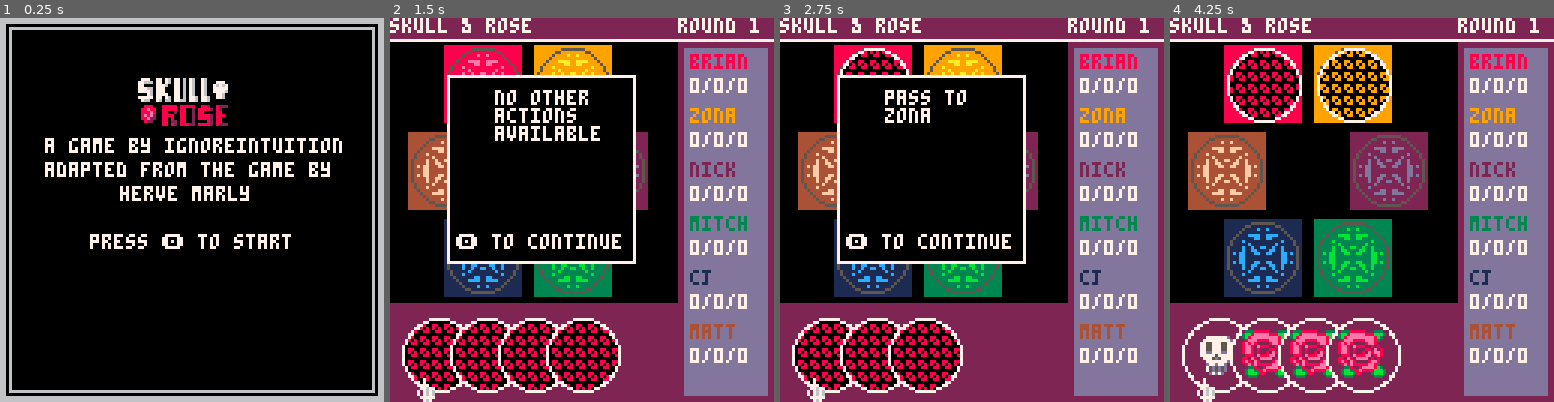
Above: before the commit, frames 1-4 (left to right).
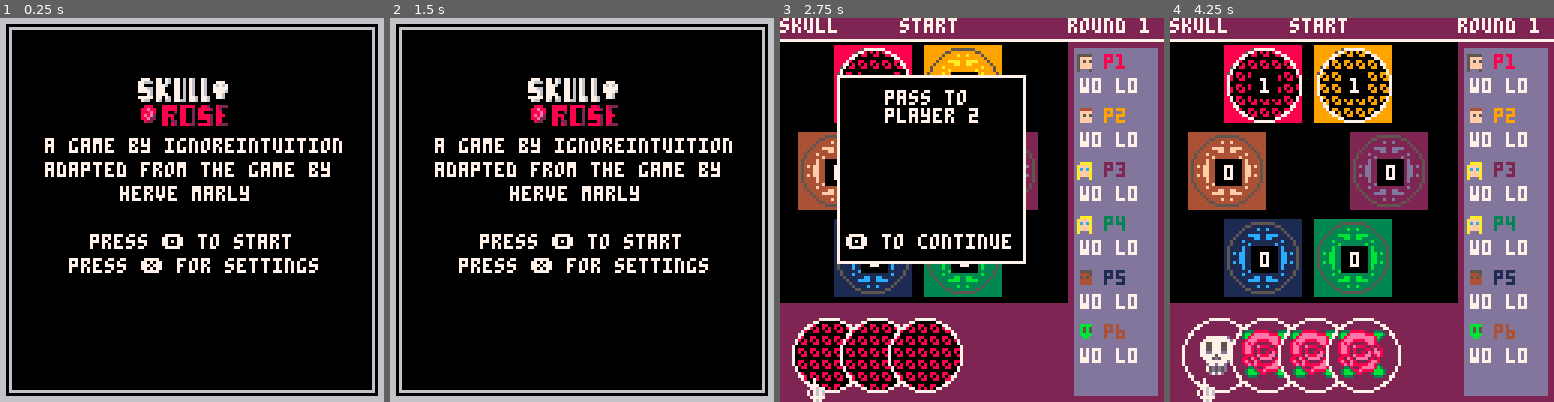
Above: after the commit, the same moments.

Repository: ignoreintuition/skull
Game: PICO-8 cartridge skull.p8
The game is run twice, just before and just after one commit, with the same random seed, the same clock (stepped at 60 frames per second) and the same inputs.
Inputs:
- Up to frame 1 (0.25 s): no input
- Up to frame 2 (1.5 s): tap X (X key) at 0.33, 1.07 s; tap O (Z key) at 0.7 s
- Up to frame 3 (2.75 s): hold Right 1.6-2.1 s; tap O (Z key) at 1.7, 2.1, 2.5 s; tap X (X key) at 1.85 s; hold Right from 2.47 s (still down)
- Up to frame 4 (4.25 s): tap O (Z key) every 0.4 s from 2.9 to 4.1 s; tap X (X key) at 2.97, 4.08 s; release Right at 3.03 s; hold Left 3.08-3.58 s; hold Right from 4.02 s (still down)

The runs differ from the first frame. In frame 1, 1.1% of the frame differs, in the area x 17-83%, y 62-67%; in frame 2, 63%, in the area x 0-100%, y 0-100%; in frame 3, 4.6%; in frame 4, 6.1%.

Commit message:
Added challenge and bid.

Diff:
--- a/skull.p8
+++ b/skull.p8
@@ -12,8 +12,9 @@
 #include src/game.lua
 #include src/ui.lua
 #include src/cursor.lua
-#include src/dialog.lua
-#include src/toolbar.lua
+#include src/components/dialog.lua
+#include src/components/toolbar.lua
+#include src/components/widget.lua
 #include src/controller.lua
 #include src/card.lua
 #include src/hand.lua
@@ -24,6 +25,7 @@
 #include src/scene/title.lua
 #include src/scene/gameOver.lua
 #include src/scene/settings.lua
+#include src/utilities.lua
 __gfx__
 00000000000000000000000003338888800033300000000000000000007770077076077060760076000000000000000000000000000000000000000000000000
 0000000000000000000000003bb8eeeee888bbb30000000000000000077666077076077060760076000777000000000000000000000000000000000000000000
@@ -42,12 +44,12 @@
 00000000000006767600000003bbb3880003bbb3000d5d6d66ddd66d000822000880220880020000820880000000000000000000000000000000000000000000
 0000000000000000000000000033300000003330000d5ddd66dddddd000000000880820888220888820822200000000000000000000000000000000000000000
 00070000000000760007600007000070008888000000000000000000000000000000000000000000000000000000000000000000000000000000000000000000
-00070000000007660077760077000077080000800000000000000000000000000000000000000000000000000000000000000000000000000000000000000000
-00077000000076600776676000700700808000080000000000000000000000000000000000000000000000000000000000000000000000000000000000000000
-00776770000766000067760000077000800800080000000000000000000000000000000000000000000000000000000000000000000000000000000000000000
-07076760407660000077760000077000800080080000000000000000000000000000000000000000000000000000000000000000000000000000000000000000
-07076760046600000000000000700700800008080000000000000000000000000000000000000000000000000000000000000000000000000000000000000000
-00777770055000000077760077000077080000800000000000000000000000000000000000000000000000000000000000000000000000000000000000000000
+0007000000000766007776007700007708000080000777000044440005555500005555000055555000aaaa0000bbbb0000aaaa00000cc0000000000000000000
+00077000000076600776676000700700808000080075757000ffff0005ffff00004445000044445000ffff0000b5b5000afffa0000cccc000000000000000000
+00776770000766000067760000077000800800080075757000f5f50005f5f500005454000054545000cfcf0000b5b5000acfca00001c1c000000000000000000
+07076760407660000077760000077000800080080077777000ffff0005ffff00004444000044445000ffff0000bbbb000afffa00001c1c000000000000000000
+07076760046600000000000000700700800008080006760000ffff0005ffff00004444000044445000ffff00000bb0000afffa0000cccc000000000000000000
+0077777005500000007776007700007708000080000767000000000005000500000000000050055000000000000000000a000a00000000000000000000000000
 00076700500500000000000007000070008888000000000000000000000000000000000000000000000000000000000000000000000000000000000000000000
 
 
--- a/src/toolbar.lua
+++ b/src/components/toolbar.lua
@@ -4,6 +4,19 @@
     { name = 'raise', icon = 34, active = false },
     { name = 'pass', icon = 35, active = false },
     { name = 'cancel', icon = 36, active = false }
+  },
+  func = {
+    challenge = function()
+      state:get():challenge()
+    end,
+    raise = function()
+      state:get():raise()
+    end,
+    pass = function()
+      state:get():pass()
+    end,
+    cancel = function()
+    end
   },
   init = function(_ENV, self)
     local gameScene = state:get()
@@ -29,5 +42,12 @@
     end
     tools[currentTool].active = false
     tools[currentTool % #tools + 1].active = true
+  end,
+  action = function(_ENV)
+    for k, v in ipairs(tools) do
+      if v.active == true then
+      func[v.name]()
+      end
+    end
   end
 })
--- /dev/null
+++ b/src/components/widget.lua
@@ -0,0 +1,23 @@
+Widget = entity:new({
+  bid = 1,
+  cancellable = true,
+  cb = function()
+  end,
+  init = function(_ENV, self)
+  end,
+  update = function(_ENV)
+  end,
+  draw = function(_ENV)
+    rectfill(19, 29, 81, 61, 7)
+    rectfill(20, 30, 80, 60, 0)
+    print("bid: ⬅️" .. bid .. "➡️", 25, 35, 7)
+    if cancellable then
+      print("❎ to cancel", 22, 44)
+    end
+    print("🅾️ to continue", 22, 52)
+  end,
+  action = function(_ENV)
+    currentBid = bid
+    cb()
+  end
+})
--- a/src/controller.lua
+++ b/src/controller.lua
@@ -5,6 +5,8 @@
         handleDialog(_ENV)
       elseif state.activeToolbar then
         handleToolbar(_ENV)
+      elseif state.activeWidget then
+        handleWidget(_ENV)
       else
         handlePlay(_ENV)
       end
@@ -12,11 +14,19 @@
     title = function(_ENV)
       if btnp(4) then
         state:set('game')
+      elseif btnp(5) then
+        state:set('settings')
       end
     end,
     gameOver = function(_ENV)
     end,
     settings = function(_ENV)
+      local settingScene = state:get()
+      if btnp(5) then
+        state:set('title')
+      elseif btnp(1) then
+        state.playerCnt = state.playerCnt % 6 + 1
+      end
     end
   },
   init = function(_ENV)
@@ -26,31 +36,54 @@
   end,
   handleDialog = function(_ENV)
     local gameScene = state:get()
+    local dialogs = gameScene.dialogs
     if btnp(4) then
-      gameScene.dialogs[#gameScene.dialogs].cb()
-      del(gameScene.dialogs, gameScene.dialogs[#gameScene.dialogs])
-      state.activeDialog = #gameScene.dialogs == 1
+      dialogs[#dialogs].cb()
+      del(dialogs, dialogs[#gameScene.dialogs])
+      state.activeDialog = #dialogs == 1
     end
   end,
   handleToolbar = function(_ENV)
     local gameScene = state:get()
+    local toolbars = gameScene.toolbars
     if btnp(5) then
-      del(gameScene.toolbars, gameScene.toolbars[#gameScene.toolbars])
-      state.activeToolbar = #gameScene.toolbars == 1
+      del(toolbars, toolbars[#toolbars])
+      state.activeToolbar = #toolbars == 1
+    elseif btnp(4) then
+      toolbars[#toolbars]:action()
+      del(toolbars, toolbars[#toolbars])
+      state.activeToolbar = #toolbars == 1
     elseif btnp(1) then
-      gameScene.toolbars[#gameScene.toolbars]:selectNext()
+      toolbars[#toolbars]:selectNext()
     elseif btnp(0) then
       -- move left
     end
   end,
+  handleWidget = function(_ENV)
+    local gameScene = state:get()
+    local widgets = gameScene.widgets
+    if btnp(5) then
+      del(widgets, widgets[#widgets])
+      state.activeWidget = #widgets == 1
+    elseif btnp(4) then
+      widgets[#widgets]:action()
+      del(widgets, widgets[#widgets])
+      state.activeWidget = #widgets == 1
+    elseif btnp(1) then
+      widgets[#widgets].bid += 1
+    elseif btnp(0) then
+      widgets[#widgets].bid -= 1
+    end
+  end,
   handlePlay = function(_ENV)
     local gameScene = state:get()
-    if btnp(4) then
+    local mode = gameScene.mode
+    if btnp(4) and (mode == modes['start'] or mode == modes['place']) then
       gameScene:play()
     elseif btnp(5) then
       gameScene:action()
     elseif btnp(1) then
-      gameScene.cursor:selectCard()
+      gameScene.cursor:selectNextCard()
     elseif btn(0) then
       -- move left
     end
--- a/src/cursor.lua
+++ b/src/cursor.lua
@@ -22,7 +22,7 @@
   draw = function(_ENV)
     spr(32, x, y, 1, 1)
   end,
-  selectCard = function(_ENV, dir)
+  selectNextCard = function(_ENV, dir)
     local gameScene = state:get()
     local hand = gameScene.players[gameScene.currentPlayer].hand
     hand.selectedCard = hand.selectedCard % #hand.cards + 1
--- a/src/player.lua
+++ b/src/player.lua
@@ -4,14 +4,15 @@
   hand = {},
   stack = {},
   losses = 0,
-  name = 'player1',
   number = 1,
   wins = 0,
+  face = 38,
   currentBid = 0,
   init = function(_ENV, self)
     self.colors = colorRamps[self.number]
     self.hand = Hand:new()
-    self.stack = Stack:new()
+    self.stack = Stack:new({ playerNumber = self.number })
+    self.face = rnd(8) + 38
   end,
   update = function(_ENV)
     hand:update()
@@ -40,7 +41,18 @@
     spr(5, seats[number].x + 16, seats[number].y + 16, 2, 2, true, true)
   end,
   drawStats = function(_ENV)
-    print(name, 100, 12 + 16 * (number - 1) + (number - 1) * 2, 13)
-    print(currentBid .. "/" ..wins .. "/" .. losses, 100, 12 + 16 * (number - 1) + (number - 1) * 2 + 8, 7)
+    spr(face, 98, 11 + 16 * (number - 1) + (number - 1) * 2)
+    print("p" .. number, 108, 12 + 16 * (number - 1) + (number - 1) * 2, 13)
+    -- TODO check if highest big
+    if false then
+      circfill(120, 11 + 16 * (number - 1) + (number - 1) * 2 + 4, 3, 11)
+      print("1", 119, 12 + 16 * (number - 1) + (number - 1) * 2 + 1, 7)
+    end
+    -- TODO check if passed
+    if false then
+      circfill(120, 11 + 16 * (number - 1) + (number - 1) * 2 + 4, 3, 8)
+      print("x", 119, 12 + 16 * (number - 1) + (number - 1) * 2 + 1, 7)
+    end
+    print("w" .. wins .. " l" .. losses, 100, 12 + 16 * (number - 1) + (number - 1) * 2 + 8, 7)
   end
 })
--- a/src/scene/game.lua
+++ b/src/scene/game.lua
@@ -1,19 +1,25 @@
 GameScene = Scene:new({
   name = 'game',
-  names = { 'brian', 'zona', 'nick', 'mitch', 'cj', 'matt' },
-  round = 1,
   mode = modes.start,
   players = {},
+  playerCnt = 6,
+  round = 1,
+  currentBid = 0,
+
   cursor = {},
   dialogs = {},
   toolbars = {},
-  init = function(_ENV)
+  widgets = {},
+
+  init = function(_ENV, self)
+    players = {}
+    playerCnt = self.playerCnt
     ui = UI:new()
     cursor = Cursor:new()
-    for k, v in ipairs(names) do
+    for k = 1, playerCnt, 1 do
       add(
         players, Player:new({
-          name = v,
+          x,
           number = k,
           active = k == 1
         })
@@ -33,6 +39,9 @@
     for v in all(toolbars) do
       v:update()
     end
+    for v in all(widgets) do
+      v:update()
+    end
     return 'game'
   end,
   draw = function(_ENV)
@@ -46,6 +55,9 @@
     for v in all(toolbars) do
       v:draw()
     end
+    for v in all(widgets) do
+      v:draw()
+    end
     cursor:draw()
   end,
   nextPlayer = function(_ENV)
@@ -57,11 +69,55 @@
       v.active = currentPlayer == k
     end
   end,
+  challenge = function(_ENV)
+    mode = modes.challenge
+    add(
+      widgets, Widget:new({
+        cb = function()
+          state.activeWidget = false
+          add(
+            dialogs, Dialog:new({
+              text = "player " .. currentPlayer .. "\nissues a\nchallenge",
+              cancellable = false,
+              cb = function()
+                state:get():nextPlayer()
+              end
+            })
+          )
+          state.activeDialog = true
+        end
+      })
+    )
+    state.activeWidget = true
+  end,
+  raise = function(_ENV)
+    add(
+      widgets, Widget:new({
+        cb = function()
+          state.activeWidget = false
+          add(
+            dialogs, Dialog:new({
+              text = "player " .. currentPlayer .. "\nraised bid",
+              cancellable = false,
+              cb = function()
+                state:get():nextPlayer()
+              end
+            })
+          )
+          state.activeDialog = true
+        end
+      })
+    )
+    state.activeWidget = true
+  end,
+  pass = function(_ENV)
+    state:get():nextPlayer()
+  end,
   play = function(_ENV)
     players[currentPlayer].stack:addCard(players[currentPlayer].hand:playCard(currentPlayer))
     add(
       dialogs, Dialog:new({
-        text = "pass to\n" .. players[currentPlayer % #players + 1].name,
+        text = "pass to\nplayer " .. players[currentPlayer % #players + 1].number,
         cancellable = false,
         cb = function()
           nextPlayer(_ENV)
--- a/src/scene/settings.lua
+++ b/src/scene/settings.lua
@@ -1,9 +1,20 @@
 Settings = Scene:new({
-  init = function(_ENV)
+  playerCnt = 6,
+  init = function(_ENV, self)
+    playerCnt = self.playerCnt
   end,
   update = function(_ENV)
+    playerCnt = state.playerCnt
     return 'settings'
   end,
   draw = function(_ENV)
+    cls()
+    rectfill(0, 0, 127, 127, 6)
+    rect(2, 2, 125, 125, 0)
+    rectfill(4, 4, 123, 123, 0)
+    spr(7, 45, 20, 4, 2)
+    spr(37, 15, 39, 1, 1)
+    print("players: " .. playerCnt, 25, 40, 7)
   end
+
 })
--- a/src/scene/title.lua
+++ b/src/scene/title.lua
@@ -1,5 +1,5 @@
 Title = Scene:new({
-  init = function(_ENV)
+  init = function(_ENV, config)
   end,
   update = function(_ENV)
     return 'title'
@@ -14,7 +14,7 @@
     print("adapted from the game by", 15, 48, 7)
     print("herve marly", 40, 56, 7)
     print("press 🅾️ to start", 30, 72, 7)
-
+    print("press ❎ for settings", 23, 80, 7)
 
   end
 })
--- a/src/stack.lua
+++ b/src/stack.lua
@@ -1,5 +1,6 @@
 Stack = entity:new({
   cards = {},
+  playerNumber = 1,
   init = function(_ENV, self)
     self.cards = {}
   end,
@@ -8,10 +9,14 @@
       v:update()
     end
   end,
-  draw = function(_ENV, active)
+  draw = function(_ENV)
     for v in all(cards) do
       v:draw()
     end
+    local x = seats[playerNumber].x
+    local y = seats[playerNumber].y
+    rectfill(x+ 12, y+ 12, x + 20, y + 20, 0)
+    print(#cards, x + 15, y + 14, 7)
   end,
   removeCard = function(_ENV, number)
     del(cards, cards[number])
--- a/src/state.lua
+++ b/src/state.lua
@@ -1,18 +1,20 @@
 State = entity:new({
-  current = 'game',
-  previous = current,
+  current = 'title',
+  previous = 'title',
+  playerCnt = 6,
   activeDialog = false,
   activeToolbar = false,
+  activeWidget = false,
   scenes = {},
   init = function(_ENV, self)
-    scenes.game = GameScene:new()
-    scenes.title = Title:new()
-    scenes.gameOver = GameOver:new()
-    scenes.settings = Settings:new()
+    scenes.title = Title:new({playerCnt = playerCnt})
+    scenes.gameOver = GameOver:new({playerCnt = playerCnt})
+    scenes.settings = Settings:new({playerCnt = playerCnt})
+    scenes.game = GameScene:new({playerCnt = playerCnt})
   end,
   update = function(_ENV)
-    if stateChange() then
-      scenes[current]:init()
+    if stateChange(_ENV) then
+      scenes[current]:init({playerCnt = playerCnt})
       previous = current
     end
     current = scenes[current]:update()
@@ -26,7 +28,7 @@
   getCurrent = function(_ENV)
     return current
   end,
-  stateChange = function()
+  stateChange = function(_ENV)
     return previous != current
   end
 })
--- a/src/ui.lua
+++ b/src/ui.lua
@@ -13,7 +13,8 @@
   drawHeader = function(_ENV)
     rectfill(0, 0, 127, 7, 2)
     line(0, 7, 127, 7, 7)
-    print('skull & rose', 0, 0, 7)
+    print('skull', 0, 0, 7)
+    print(find(modes, state:get().mode), 40, 0, 7)
     print('round ' .. state:get().round, 96, 0, 7)
   end,
   drawCanvas = function(_ENV)
--- /dev/null
+++ b/src/utilities.lua
@@ -0,0 +1,6 @@
+function find(tbl, val)
+  for k, v in pairs(tbl) do
+      if v == val then return k end
+  end
+  return nil
+end
Not shown, changed: activity_log.txt
Renamed: src/dialog.lua -> src/components/dialog.lua
